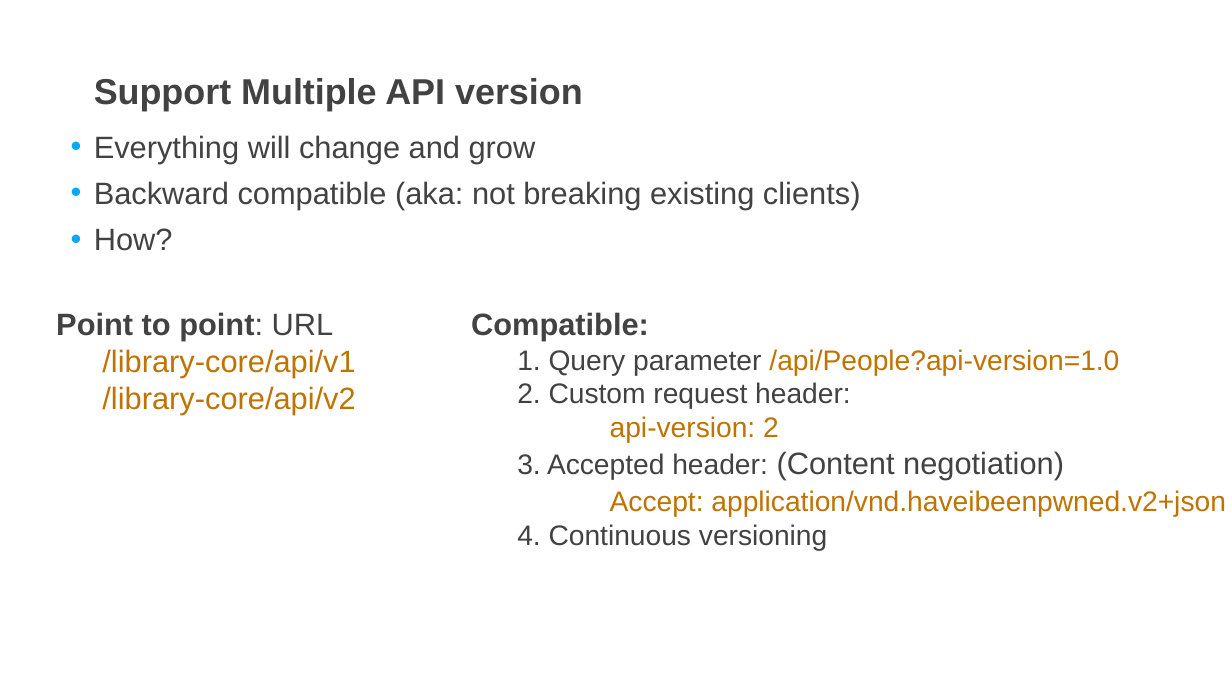
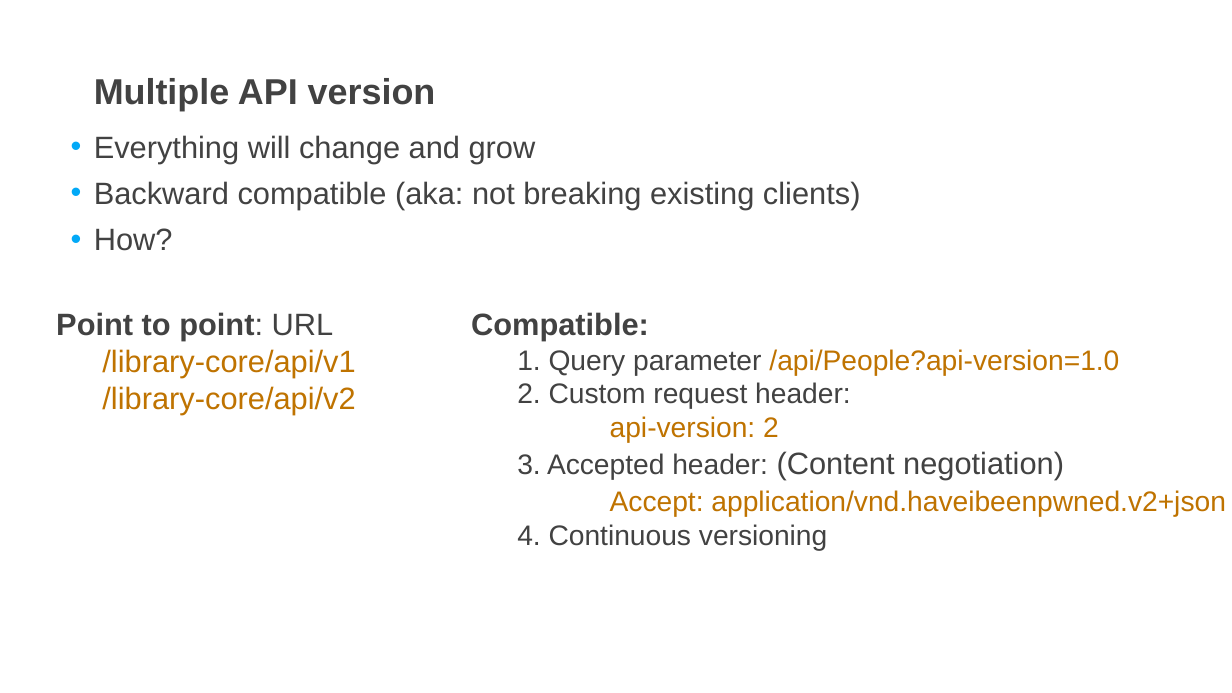
Before and after one commit to DevDay2019-AxonActive/DevDay2019---Advanced-Java, a slide deck: slide 9 of presentations/java_multiapi_gql_codegen.pptx (slide 6 before the commit). Drawn at 1232x693 pixels with LibreOffice and Linux fonts; fonts in the diff are those of the drawing; background and template pictures are left out. Boxes give left, top, right and bottom in pixels: in the first picture for what was removed or moved away, otherwise in the second. Text is boxed around its words. In the diff, an @@ line names an element or a change of style, - is before the commit and + after.

```diff
--- a/presentations/java_multiapi_gql_codegen.pptx
+++ b/presentations/java_multiapi_gql_codegen.pptx
@@ text at [94, 78, 436, 111]: text changed @@
-Support Multiple API version
+Multiple API version
```
Also in this commit, not shown: 7 other slides changed, 1 slide removed, 2 other files.
